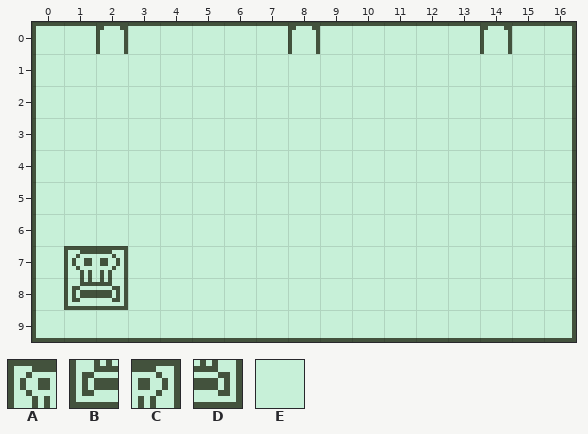
Two states of a Tiled map (JSON), data/maps/hub.json. This is how it looked before the edit.
Cells are 8x8 px. Shown: x 0..16, y 0..9.
Key: from "gameTilesheet": A 14, B 15, C 16, D 17, E 18.
_ is an empty cell.
Layers that did not change in this view are not listed.
Layer "floorLayer" before, first column x 0:
 0 _________________
 1 _EEEEEEEEEEEEEEE_
 2 _EEEEEEEEEEEEEEE_
 3 _EEEEEEEEEEEEEEE_
 4 _EEEEEEEEEEEEEEE_
 5 _EEEEEEEEEEEEEEE_
 6 _EEEEEEEEEEEEEEE_
 7 _ACEEEEEEEEEEEEE_
 8 _BDEEEEEEEEEEEEE_
 9 _________________
Now the later version:
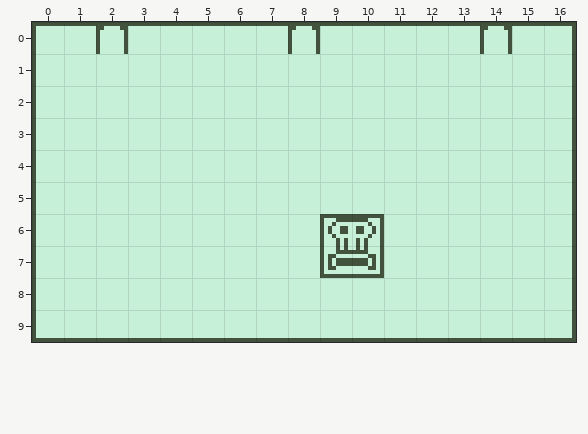
What changed:
{"where": "layer \"floorLayer\""}
{"y":6,"x":9,"old":"EE","new":"AC"}
{"y":7,"x":1,"old":"AC","new":"EE"}
{"y":7,"x":9,"old":"EE","new":"BD"}
{"y":8,"x":1,"old":"BD","new":"EE"}
{"label":"changed","picture_box":[320,214,384,278]}
{"label":"changed","picture_box":[64,246,128,310]}
